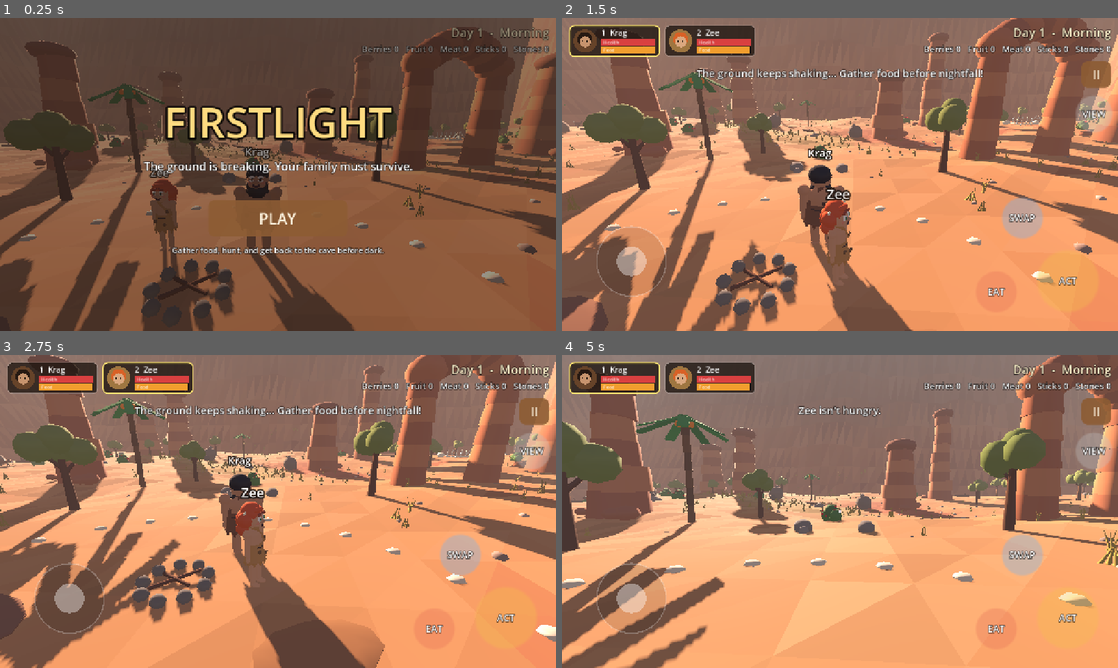
Above: before the commit, frames 1-4 (two rows, left to right).
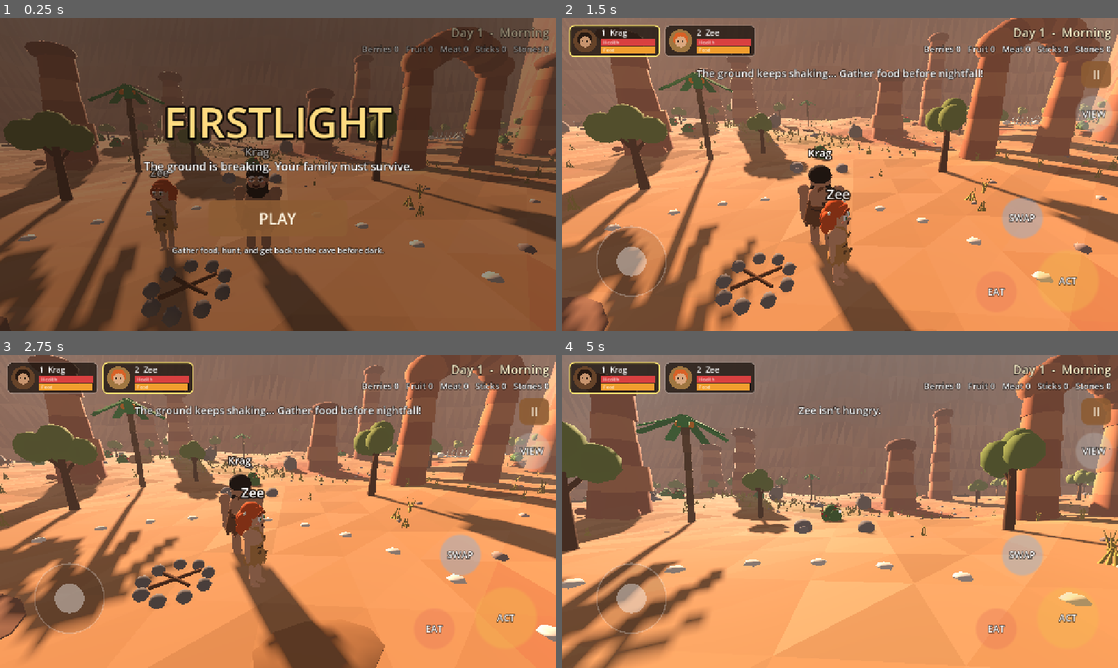
Above: after the commit, the same moments.

Repository: Leejoneske/firstlight-game
Game: Godot game, scene res://scenes/main.tscn
Same seed, same stepped clock (60 frames per second), same inputs: the game is played once before the commit and once after it.
Inputs (mouse positions are in pixels of both pictures, inside the frame that each line leads up to):
- Up to frame 1 (0.25 s): no input
- Up to frame 2 (1.5 s): click "PLAY" at 0.5 s; drag from (612, 39) to (895, 105) at 1.27 s
- Up to frame 3 (2.75 s): drag from (150, 376) to (250, 574) at 2.02 s
- Up to frame 4 (5 s): move the mouse to (895, 442) at 2.77 s; hold D (move_right) 2.78-3.5 s; hold V (camera_mode) 2.78-3.5 s; tap F (eat) at 3.05 s; drag from (812, 574) to (673, 464) at 3.52 s; move the mouse to (1006, 558) at 4.27 s; hold A (move_left) from 4.28 s (still down); hold F (eat) from 4.28 s (still down); tap 1 (switch_1) at 4.35 s

The runs differ from the first frame. In frame 1, 4.6% of the frame differs, in the area x 0-100%, y 31-100%; in frame 2, 7.3%; in frame 3, 7.8%, in the area x 0-100%, y 21-100%; in frame 4, 5.7%.

Commit message:
Make the game run more smoothly on phones
- Merge each character's still shapes into one mesh per moving part
  (about 8 instead of 80 pieces) and each Boarcupine's into a few;
  draw calls drop from ~650 to ~280 in the normal view.
- Render the 3D view at 75% resolution on phones (55% on Smooth); the
  interface stays sharp.
- Use one cheap shadow map with a shorter range on phones.
- Only switch on the night glow light when it's dark.
- Update sky and lighting four times a second instead of every frame,
  and skip reflections.
- Resources stop processing when there's nothing to animate.

Co-Authored-By: Claude Opus 5.5 <noreply@anthropic.com>
Claude-Session: https://claude.ai/code/session_01DY5ZTmspKKTr2dHFWXhPnV

Diff:
--- a/scripts/boarcupine.gd
+++ b/scripts/boarcupine.gd
@@ -48,6 +48,7 @@
 var _body_parts: Array[MeshInstance3D] = []
 var _was_flashing := false
 var _custom_model: Node3D
+static var _flash_material: StandardMaterial3D
 var _anim: AnimationPlayer
 
 
@@ -234,18 +235,16 @@
 		var hip := Node3D.new()
 		hip.position = corner
 		_model.add_child(hip)
-		_body_parts.append(MeshUtil.add_part(hip, MeshUtil.cylinder(0.07, 0.06, 0.45, 6), brown.darkened(0.3), Vector3(0, -0.22, 0)))
+		MeshUtil.add_part(hip, MeshUtil.cylinder(0.07, 0.06, 0.45, 6), brown.darkened(0.3), Vector3(0, -0.22, 0))
 		_legs.append(hip)
-	_body_parts.append(MeshUtil.add_part(_model, MeshUtil.sphere(0.5), brown, Vector3(0, 0.72, 0), Vector3(0.85, 0.65, 1.15)))
-	_body_parts.append(MeshUtil.add_part(_model, MeshUtil.sphere(0.27), brown.lightened(0.05), Vector3(0, 0.75, -0.62)))
+	MeshUtil.add_part(_model, MeshUtil.sphere(0.5), brown, Vector3(0, 0.72, 0), Vector3(0.85, 0.65, 1.15))
+	MeshUtil.add_part(_model, MeshUtil.sphere(0.27), brown.lightened(0.05), Vector3(0, 0.75, -0.62))
 	MeshUtil.add_part(_model, MeshUtil.cylinder(0.11, 0.13, 0.2, 8), Color(0.85, 0.6, 0.55), Vector3(0, 0.7, -0.88), Vector3.ONE, Vector3(PI / 2.0, 0, 0))
 	for side in [-1.0, 1.0]:
 		MeshUtil.add_part(_model, MeshUtil.cylinder(0.0, 0.035, 0.22, 5), Color(1, 0.97, 0.88), Vector3(side * 0.12, 0.66, -0.85), Vector3.ONE, Vector3(-0.6, 0, side * 0.3))
 		_eyes.append(MeshUtil.add_part(_model, MeshUtil.sphere(0.04, 6, 3), Color(0.08, 0.05, 0.03), Vector3(side * 0.13, 0.85, -0.8)))
 		MeshUtil.add_part(_model, MeshUtil.cylinder(0.0, 0.07, 0.16, 4), brown.darkened(0.2), Vector3(side * 0.15, 1.0, -0.6))
 	# Spikes along the back, pointing up and backward
-	for part in _body_parts:
-		part.set_meta("material", part.material_override)
 	var spikes := []
 	for row in 4:
 		for column in 3:
@@ -256,6 +255,13 @@
 	var spike_mesh := MeshInstance3D.new()
 	spike_mesh.mesh = MeshUtil.combine(spikes)
 	_model.add_child(spike_mesh)
+	# Merge the still shapes so each boar is drawn in a few pieces instead of ~25
+	var moving: Array = _legs + _eyes
+	_body_parts.clear()
+	for group: Node3D in [_model] + _legs:
+		var merged := MeshUtil.merge_children(group, moving)
+		if merged:
+			_body_parts.append(merged)
 
 
 func _add_effects() -> void:
@@ -312,6 +318,8 @@
 	var flashing := _hurt_flash > 0.0
 	if flashing != _was_flashing:
 		_was_flashing = flashing
+		if _flash_material == null:
+			_flash_material = MeshUtil.vertex_color_material().duplicate()
+			_flash_material.albedo_color = Color(1.0, 0.45, 0.4)
 		for part in _body_parts:
-			var normal: Material = part.get_meta("material")
-			part.material_override = MeshUtil.material(Color(1, 0.45, 0.4)) if flashing else normal
+			part.material_override = _flash_material if flashing else null
--- a/scripts/family_member.gd
+++ b/scripts/family_member.gd
@@ -53,11 +53,12 @@
 var _head: Node3D
 var _eyelids: Array[MeshInstance3D] = []
 var _custom_model: Node3D
+var _flash_meshes: Array[MeshInstance3D] = []
+static var _flash_material: StandardMaterial3D
 var _anim: AnimationPlayer
 var _blink_meshes: Array[MeshInstance3D] = []
 var _blink_timer := 2.0
 var _idle_time := 0.0
-var _skin_parts: Array[MeshInstance3D] = []
 var _name_tag: Label3D
 var _sleep_tag: Label3D
 var _was_flashing := false
@@ -201,8 +202,8 @@
 		var hip := Node3D.new()
 		hip.position = Vector3(side * 0.13 * w, 0.8, 0)
 		_body.add_child(hip)
-		_skin_parts.append(MeshUtil.add_part(hip, MeshUtil.capsule(0.085 * w, 0.78), skin_color, Vector3(0, -0.37, 0)))
-		_skin_parts.append(MeshUtil.add_part(hip, MeshUtil.sphere(0.1, 7, 4), skin_color, Vector3(0, -0.76, -0.06), Vector3(0.9 * w, 0.5, 1.5)))
+		MeshUtil.add_part(hip, MeshUtil.capsule(0.085 * w, 0.78), skin_color, Vector3(0, -0.37, 0))
+		MeshUtil.add_part(hip, MeshUtil.sphere(0.1, 7, 4), skin_color, Vector3(0, -0.76, -0.06), Vector3(0.9 * w, 0.5, 1.5))
 		_legs.append(hip)
 
 	# Fur tunic: a flared skirt with a jagged hem, a belt and a strap over one shoulder
@@ -211,7 +212,7 @@
 		var angle := i * TAU / 10.0
 		MeshUtil.add_part(_body, MeshUtil.cylinder(0.0, 0.07, 0.16, 4), fur_color,
 			Vector3(cos(angle) * 0.3 * w, 0.62, sin(angle) * 0.24 * w), Vector3.ONE, Vector3(PI, 0, 0))
-	_skin_parts.append(MeshUtil.add_part(_body, MeshUtil.capsule(0.25 * w, 0.62), skin_color, Vector3(0, 1.22, 0), Vector3(1.0, 1.0, 0.78)))
+	MeshUtil.add_part(_body, MeshUtil.capsule(0.25 * w, 0.62), skin_color, Vector3(0, 1.22, 0), Vector3(1.0, 1.0, 0.78))
 	MeshUtil.add_part(_body, MeshUtil.capsule(0.26 * w, 0.42), fur_color, Vector3(0, 1.12, 0), Vector3(1.02, 1.0, 0.82))
 	MeshUtil.add_part(_body, MeshUtil.capsule(0.07, 0.62), fur_color, Vector3(-0.08 * w, 1.3, 0), Vector3(1.0, 1.0, 2.6), Vector3(0, 0, -0.62))
 	MeshUtil.add_part(_body, MeshUtil.cylinder(0.25 * w, 0.26 * w, 0.07, 10), leather, Vector3(0, 0.99, 0), Vector3(1, 1, 0.82))
@@ -223,9 +224,9 @@
 		var shoulder := Node3D.new()
 		shoulder.position = Vector3(side * 0.3 * w, 1.38, 0)
 		_body.add_child(shoulder)
-		_skin_parts.append(MeshUtil.add_part(shoulder, MeshUtil.sphere(0.11 * w, 7, 4), skin_color))
-		_skin_parts.append(MeshUtil.add_part(shoulder, MeshUtil.capsule(0.075 * w, 0.62), skin_color, Vector3(0, -0.28, 0)))
-		_skin_parts.append(MeshUtil.add_part(shoulder, MeshUtil.sphere(0.085 * w, 7, 4), skin_color, Vector3(0, -0.62, 0), Vector3(1, 1.15, 0.8)))
+		MeshUtil.add_part(shoulder, MeshUtil.sphere(0.11 * w, 7, 4), skin_color)
+		MeshUtil.add_part(shoulder, MeshUtil.capsule(0.075 * w, 0.62), skin_color, Vector3(0, -0.28, 0))
+		MeshUtil.add_part(shoulder, MeshUtil.sphere(0.085 * w, 7, 4), skin_color, Vector3(0, -0.62, 0), Vector3(1, 1.15, 0.8))
 		_arms.append(shoulder)
 
 	# Head (the model faces -Z)
@@ -234,10 +235,19 @@
 	head.scale = Vector3.ONE * 1.12  # Big cartoon heads read better on small screens
 	_body.add_child(head)
 	_head = head
-	_skin_parts.append(MeshUtil.add_part(head, MeshUtil.sphere(0.2, 10, 6), skin_color, Vector3.ZERO, Vector3(1.0, 1.05, 1.0)))
-	_skin_parts.append(MeshUtil.add_part(head, MeshUtil.sphere(0.16, 8, 5), skin_color, Vector3(0, -0.09, -0.04), Vector3(1.05 * w, 0.75, 1.0)))
+	MeshUtil.add_part(head, MeshUtil.sphere(0.2, 10, 6), skin_color, Vector3.ZERO, Vector3(1.0, 1.05, 1.0))
+	MeshUtil.add_part(head, MeshUtil.sphere(0.16, 8, 5), skin_color, Vector3(0, -0.09, -0.04), Vector3(1.05 * w, 0.75, 1.0))
 	_build_face(head)
 	_build_hair(head)
+
+	# Merge the still shapes of each moving part, so phones draw ~8 pieces instead of ~80
+	var moving: Array = [_head] + _legs + _arms + _eyelids
+	for group: Node3D in [_body, _head] + _legs + _arms:
+		var merged := MeshUtil.merge_children(group, moving)
+		if merged:
+			_flash_meshes.append(merged)
+	for lid in _eyelids:
+		lid.set_meta("rest", lid.position)
 
 
 func _add_tags() -> void:
@@ -264,7 +274,6 @@
 		MeshUtil.add_part(eye, MeshUtil.sphere(0.009, 5, 3), Color.WHITE, Vector3(0.012, 0.014, -0.046))
 		# Eyelid: rests above the eye and slides down to blink
 		var lid := MeshUtil.add_part(eye, MeshUtil.sphere(0.062, 10, 6), skin_color.darkened(0.04), Vector3.ZERO, Vector3(1.08, 0.3, 0.72))
-		_skin_parts.append(lid)
 		_eyelids.append(lid)
 		# Brow
 		MeshUtil.add_part(head, MeshUtil.capsule(0.03, 0.15), hair_color.darkened(0.25),
@@ -284,7 +293,7 @@
 	MeshUtil.add_part(head, MeshUtil.sphere(0.03, 7, 4), lip, Vector3(0, -0.127, -0.2), Vector3(1.4, 0.45, 0.6))
 	# Ears
 	for side in [-1.0, 1.0]:
-		_skin_parts.append(MeshUtil.add_part(head, MeshUtil.sphere(0.05, 6, 3), skin_color, Vector3(side * 0.2, 0.0, 0), Vector3(0.5, 1.0, 0.8)))
+		MeshUtil.add_part(head, MeshUtil.sphere(0.05, 6, 3), skin_color, Vector3(side * 0.2, 0.0, 0), Vector3(0.5, 1.0, 0.8))
 
 
 func _build_hair(head: Node3D) -> void:
@@ -340,7 +349,7 @@
 		lid.visible = closed > 0.0
 		var height := lerpf(0.2, 1.08, closed)
 		lid.scale.y = height
-		lid.position.y = 0.062 * (1.0 - height)
+		lid.position = (lid.get_meta("rest", Vector3.ZERO) as Vector3) + Vector3(0, 0.062 * (1.0 - height) * 1.12, 0)
 
 
 func _animate(delta: float, speed: float) -> void:
@@ -378,6 +387,8 @@
 	var flashing := _hurt_flash > 0.0 and int(_hurt_flash * 20.0) % 2 == 0
 	if flashing != _was_flashing:
 		_was_flashing = flashing
-		var mat := MeshUtil.material(Color(1, 0.35, 0.3) if flashing else skin_color)
-		for part in _skin_parts:
-			part.material_override = mat
+		if _flash_material == null:
+			_flash_material = MeshUtil.vertex_color_material().duplicate()
+			_flash_material.albedo_color = Color(1.0, 0.45, 0.4)
+		for mesh in _flash_meshes:
+			mesh.material_override = _flash_material if flashing else null
--- a/scripts/main.gd
+++ b/scripts/main.gd
@@ -33,6 +33,7 @@
 var _boar_respawns: Array[float] = []
 var _retreating := false
 var _hungry_warned := {}
+var _lighting_timer := 0.0
 var _palette := {}  ## Gradients for sky and light colours over the day.
 
 
@@ -86,7 +87,14 @@
 func _apply_settings() -> void:
 	_sun.shadow_enabled = GameState.high_graphics
 	_scenery.set_ground_cover_visible(GameState.high_graphics)
-	get_viewport().scaling_3d_scale = 1.0 if GameState.high_graphics else 0.7
+	# Phones have very high-resolution screens; drawing the 3D view at a lower resolution
+	# (the interface stays sharp) is the biggest speed-up there is.
+	var phone := OS.has_feature("mobile")
+	if GameState.high_graphics:
+		get_viewport().scaling_3d_scale = 0.75 if phone else 1.0
+	else:
+		get_viewport().scaling_3d_scale = 0.55 if phone else 0.7
+	_sun.directional_shadow_max_distance = 30.0 if phone else 50.0
 
 
 func _process(delta: float) -> void:
@@ -156,6 +164,7 @@
 	_environment.background_mode = Environment.BG_SKY
 	_environment.sky = sky
 	_environment.ambient_light_source = Environment.AMBIENT_SOURCE_COLOR
+	_environment.reflected_light_source = Environment.REFLECTION_SOURCE_DISABLED
 	_environment.tonemap_mode = Environment.TONE_MAPPER_FILMIC
 	_environment.fog_enabled = true
 	_environment.fog_density = 0.0018
@@ -166,7 +175,8 @@
 
 	_sun = DirectionalLight3D.new()
 	_sun.shadow_enabled = true
-	_sun.directional_shadow_max_distance = 60.0
+	_sun.directional_shadow_mode = DirectionalLight3D.SHADOW_ORTHOGONAL  # One shadow map: cheapest
+	_sun.directional_shadow_max_distance = 50.0
 	add_child(_sun)
 	_moon = DirectionalLight3D.new()
 	_moon.light_color = Color(0.6, 0.7, 1.0)
@@ -388,6 +398,11 @@
 	elif previous < 0.75 and time_of_day >= 0.75:
 		GameState.notify("Night is coming. Head back to the cave!")
 
+	# Light changes slowly, so it's updated a few times a second rather than every frame
+	_lighting_timer -= delta
+	if _lighting_timer > 0.0 and delta > 0.0:
+		return
+	_lighting_timer = 0.25
 	var night := is_night()
 	for boar in boars:
 		boar.aggressive = night
@@ -408,6 +423,7 @@
 	_moon.light_energy = darkness * 0.35
 	_moon.visible = darkness > 0.0
 	_glow.light_energy = darkness * 1.4
+	_glow.visible = darkness > 0.05  # A light costs extra drawing work, so only use it at night
 	_sky_material.sky_top_color = _palette.sky_top.sample(t)
 	_sky_material.sky_horizon_color = _palette.sky_horizon.sample(t)
 	_sky_material.ground_horizon_color = _palette.sky_horizon.sample(t).darkened(0.2)
--- a/scripts/mesh_util.gd
+++ b/scripts/mesh_util.gd
@@ -76,25 +76,60 @@
 
 
 ## Merges shapes into one mesh with vertex colours, so a whole model is drawn in one go.
-## Each part is [mesh: PrimitiveMesh, color: Color, transform: Transform3D].
+## Each part is [mesh: Mesh, color: Color, transform: Transform3D]. Meshes that already
+## carry vertex colours keep them.
 static func combine(parts: Array) -> ArrayMesh:
 	var tool := SurfaceTool.new()
 	tool.begin(Mesh.PRIMITIVE_TRIANGLES)
 	for part: Array in parts:
-		var arrays := (part[0] as PrimitiveMesh).get_mesh_arrays()
+		var mesh: Mesh = part[0]
+		var arrays := (mesh as PrimitiveMesh).get_mesh_arrays() if mesh is PrimitiveMesh else mesh.surface_get_arrays(0)
 		var color: Color = part[1]
 		var transform: Transform3D = part[2]
 		var normal_basis := transform.basis.inverse().transposed()
 		var vertices: PackedVector3Array = arrays[Mesh.ARRAY_VERTEX]
 		var normals: PackedVector3Array = arrays[Mesh.ARRAY_NORMAL]
-		var indices: PackedInt32Array = arrays[Mesh.ARRAY_INDEX]
-		for index in indices:
-			tool.set_color(color)
+		var colors: PackedColorArray = arrays[Mesh.ARRAY_COLOR] if arrays[Mesh.ARRAY_COLOR] != null else PackedColorArray()
+		var indices: PackedInt32Array = arrays[Mesh.ARRAY_INDEX] if arrays[Mesh.ARRAY_INDEX] != null else PackedInt32Array()
+		var count := indices.size() if not indices.is_empty() else vertices.size()
+		for i in count:
+			var index := indices[i] if not indices.is_empty() else i
+			tool.set_color(colors[index] if not colors.is_empty() else color)
 			tool.set_normal((normal_basis * normals[index]).normalized())
 			tool.add_vertex(transform * vertices[index])
-	var mesh := tool.commit()
-	mesh.surface_set_material(0, vertex_color_material())
-	return mesh
+	var result := tool.commit()
+	result.surface_set_material(0, vertex_color_material())
+	return result
+
+
+## Replaces the still shapes under `group` with one merged mesh, which is much faster to
+## draw on phones. Nodes in `keep` (moving parts such as limbs or eyelids) stay separate.
+static func merge_children(group: Node3D, keep: Array) -> MeshInstance3D:
+	var parts := []
+	_collect_parts(group, group, Transform3D.IDENTITY, keep, parts)
+	if parts.is_empty():
+		return null
+	var merged := MeshInstance3D.new()
+	merged.mesh = combine(parts)
+	group.add_child(merged)
+	return merged
+
+
+static func _collect_parts(group: Node3D, node: Node3D, to_group: Transform3D, keep: Array, parts: Array) -> void:
+	for child in node.get_children():
+		if not child is Node3D or keep.has(child) or child is Label3D:
+			continue
+		var child_to_group: Transform3D = to_group * (child as Node3D).transform
+		if child is MeshInstance3D:
+			var mesh_instance := child as MeshInstance3D
+			var material := mesh_instance.material_override as StandardMaterial3D
+			parts.append([mesh_instance.mesh, material.albedo_color if material else Color.WHITE, child_to_group])
+		# Moving parts inside a still sub-group are moved up so they survive the merge
+		for kept: Node in keep:
+			if kept.get_parent() == child:
+				kept.reparent(group)
+		_collect_parts(group, child, child_to_group, keep, parts)
+		child.free()
 
 
 ## A text label floating in the world that always faces the camera.
--- a/scripts/resource_node.gd
+++ b/scripts/resource_node.gd
@@ -96,6 +96,7 @@
 	if not is_available():
 		return {}
 	_shake = 0.35
+	set_process(true)
 	if not can_use(member):
 		if kind == Kind.BOULDER:
 			return {"message": "Too heavy for %s. Switch to someone stronger!" % member.member_name}
@@ -123,6 +124,9 @@
 
 
 func _process(delta: float) -> void:
+	if _shake <= 0.0 and uses_left > 0:
+		set_process(false)  # Nothing to animate or regrow
+		return
 	if _shake > 0.0:
 		_shake -= delta
 		_visual.rotation.z = sin(_shake * 50.0) * 0.06 * _shake / 0.35
